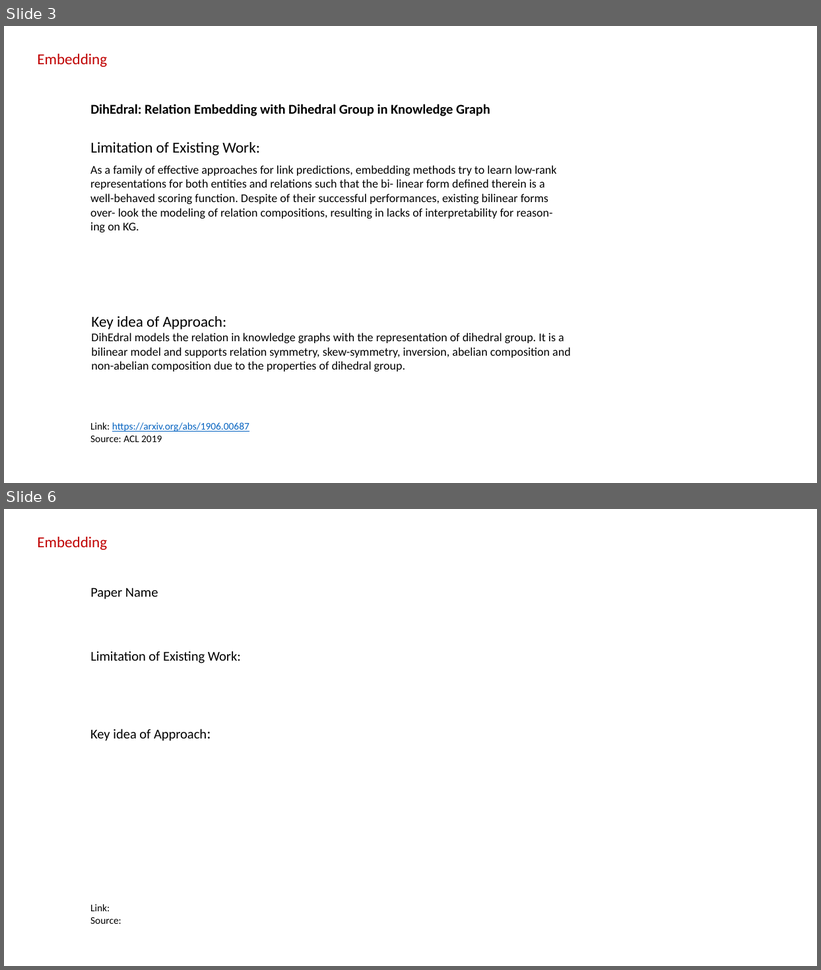
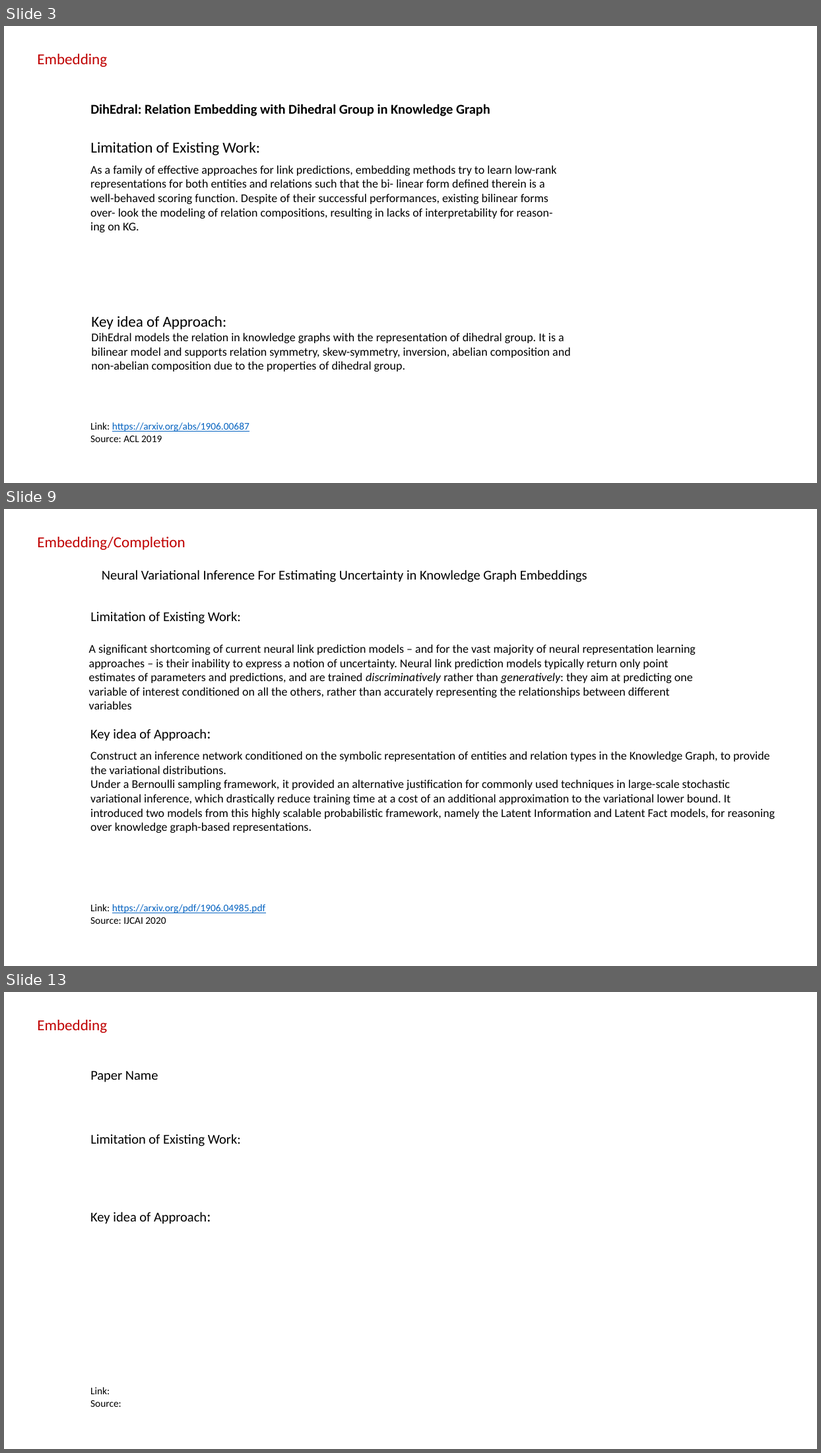
Before and after one commit to sylviawangfr/KGpaper, a slide deck: slides.pptx. Shown one above the other, each under a label of ours: slides 3 and 6 before the commit, slides 3, 9 and 13 after it; the slides between them are not shown. The pictures are 821x970 and 821x1453 pixels, drawn with LibreOffice and Linux fonts; fonts in the diff are those of the drawing. Boxes give left, top, right and bottom in pixels: in the first picture for what was removed or moved away, otherwise in the second. Text is boxed around its words. In the diff, an @@ line names an element or a change of style, - is before the commit and + after.

```diff
--- a/slides.pptx
+++ b/slides.pptx
@@ slide 9 added at (4,509,817,966), background #FFFFFF @@
@@ text added at (37,537,185,550), 18 pt, text #C00000 @@
+Embedding/Completion
@@ title added at (102,570,587,582), 16 pt, text #000000 @@
+Neural Variational Inference For Estimating Uncertainty in Knowledge Graph Embeddings
@@ subtitle added at (90,611,241,624), 16 pt, text #000000 @@
+Limitation of Existing Work:
@@ text added at (89,644,696,710), 14 pt, text #000000 @@
+A significant shortcoming of current neural link prediction models – and for the vast majority of neural representation learning approaches – is their inability to express a notion of uncertainty. Neural link prediction models typically return only point estimates of parameters and predictions, and are trained discriminatively rather than generatively: they aim at predicting one variable of interest conditioned on all the others, rather than accurately representing the relationships between different variables
@@ text added at (90,729,207,741), 16 pt, text #000000 @@
+Key idea of Approach:
@@ text added at (90,751,776,833), 14 pt, text #000000 @@
+Construct an inference network conditioned on the symbolic representation of entities and relation types in the Knowledge Graph, to provide the variational distributions.
+Under a Bernoulli sampling framework, it provided an alternative justification for commonly used techniques in large-scale stochastic variational inference, which drastically reduce training time at a cost of an additional approximation to the variational lower bound. It introduced two models from this highly scalable probabilistic framework, namely the Latent Information and Latent Fact models, for reasoning over knowledge graph-based representations.
@@ text added at (90,904,265,924), 12 pt, text #0563C1, underline @@
+Link: https://arxiv.org/pdf/1906.04985.pdf
+Source: IJCAI 2020
@@ what was slide 6 is now slide 13 @@
```
Also in this commit, not shown: 5 slides changed, 7 other slides added, 1 other file.
